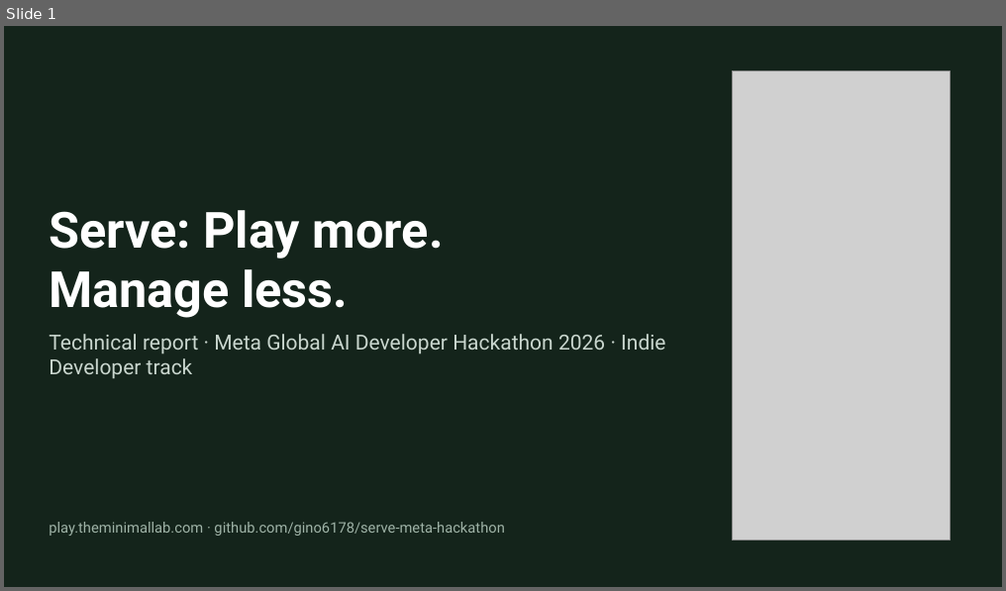
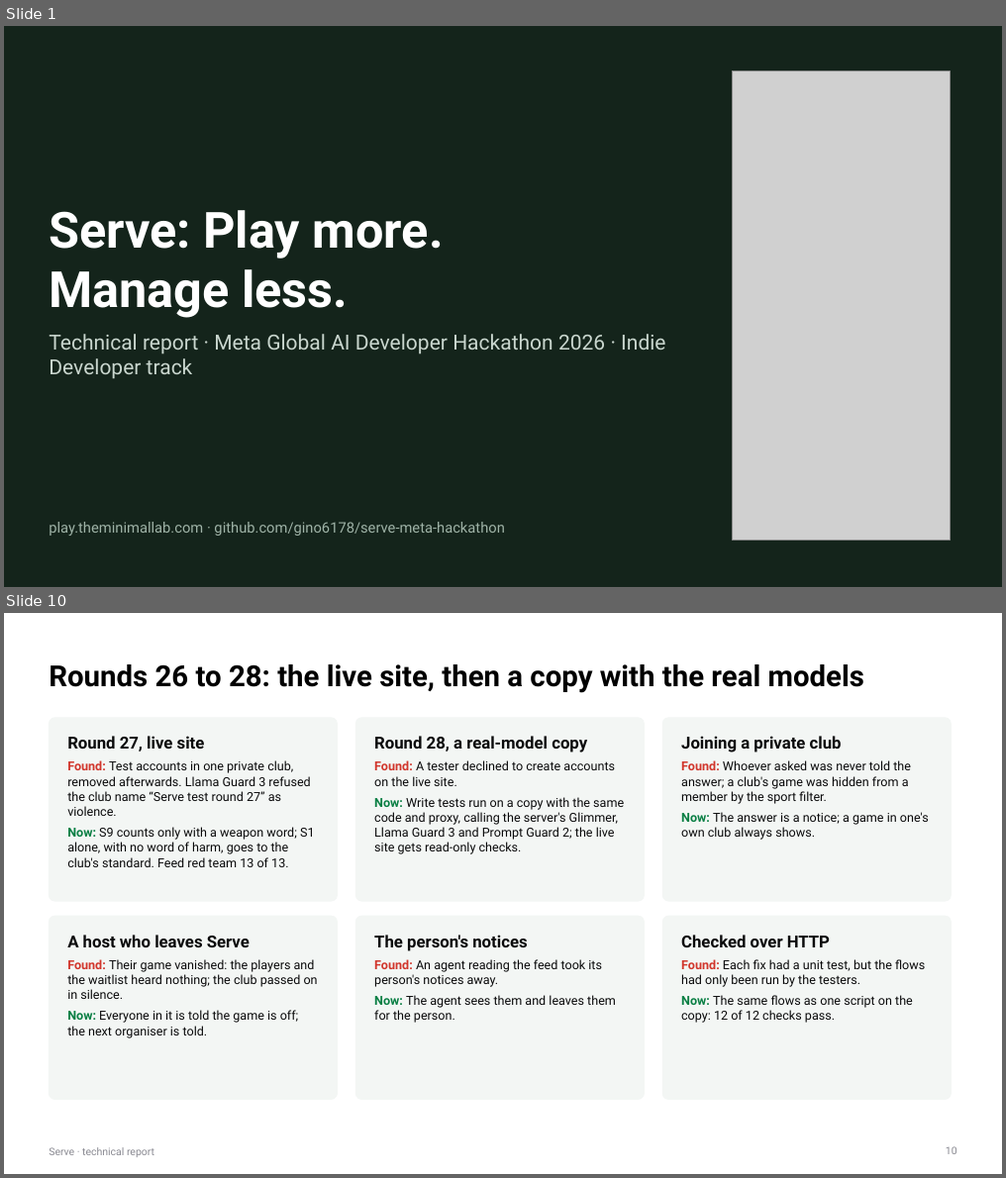
Before and after one commit to gino6178/serve-meta-hackathon, a slide deck: submission/pdf/serve_technical_report.pptx. Shown one above the other, each under a label of ours: slide 1 before the commit, slides 1 and 10 after it; the slides between them are not shown. The pictures are 1006x591 and 1006x1178 pixels, drawn with LibreOffice and Linux fonts; fonts in the diff are those of the drawing; grey boxes stand for pictures. Boxes give left, top, right and bottom in pixels: in the first picture for what was removed or moved away, otherwise in the second. Text is boxed around its words. In the diff, an @@ line names an element or a change of style, - is before the commit and + after.

```diff
--- a/submission/pdf/serve_technical_report.pptx
+++ b/submission/pdf/serve_technical_report.pptx
@@ slide 10 added at [4,613,1002,1174], background #FFFFFF @@
@@ title added at [49,664,864,693], 28 pt, text #000000, bold @@
+Rounds 26 to 28: the live site, then a copy with the real models
@@ rounded rectangle added at [49,718,338,901], fill #F3F6F4, outline #F3F6F4 1 pt @@
@@ rounded rectangle added at [355,718,645,901], fill #F3F6F4, outline #F3F6F4 1 pt @@
@@ rounded rectangle added at [662,718,951,901], fill #F3F6F4, outline #F3F6F4 1 pt @@
@@ text added at [67,736,315,867], 12 pt, text #0A0A0B @@
+Round 27, live site
+Found: Test accounts in one private club, removed afterwards. Llama Guard 3 refused the club name “Serve test round 27” as violence.
+Now: S9 counts only with a weapon word; S1 alone, with no word of harm, goes to the club's standard. Feed red team 13 of 13.
@@ text added at [374,736,624,855], 12 pt, text #0A0A0B @@
+Round 28, a real-model copy
+Found: A tester declined to create accounts on the live site.
+Now: Write tests run on a copy with the same code and proxy, calling the server's Glimmer, Llama Guard 3 and Prompt Guard 2; the live site gets read-only checks.
@@ text added at [681,736,929,840], 12 pt, text #0A0A0B @@
+Joining a private club
+Found: Whoever asked was never told the answer; a club's game was hidden from a member by the sport filter.
+Now: The answer is a notice; a game in one's own club always shows.
@@ rounded rectangle added at [49,916,338,1100], fill #F3F6F4, outline #F3F6F4 1 pt @@
@@ text added at [67,935,318,1039], 12 pt, text #0A0A0B @@
+A host who leaves Serve
+Found: Their game vanished: the players and the waitlist heard nothing; the club passed on in silence.
+Now: Everyone in it is told the game is off; the next organiser is told.
@@ rounded rectangle added at [355,916,645,1100], fill #F3F6F4, outline #F3F6F4 1 pt @@
@@ text added at [374,935,616,1023], 12 pt, text #0A0A0B @@
+The person's notices
+Found: An agent reading the feed took its person's notices away.
+Now: The agent sees them and leaves them for the person.
@@ rounded rectangle added at [662,916,951,1100], fill #F3F6F4, outline #F3F6F4 1 pt @@
@@ text added at [681,935,925,1023], 12 pt, text #0A0A0B @@
+Checked over HTTP
+Found: Each fix had a unit test, but the flows had only been run by the testers.
+Now: The same flows as one script on the copy: 12 of 12 checks pass.
@@ page number added at [945,1147,957,1155], 10 pt, text #8A8A92 @@
+10
@@ text added at [49,1148,154,1157], 10 pt, text #8A8A92 @@
+Serve · technical report
```
Also in this commit, not shown: 36 slides changed, 11 other files.
